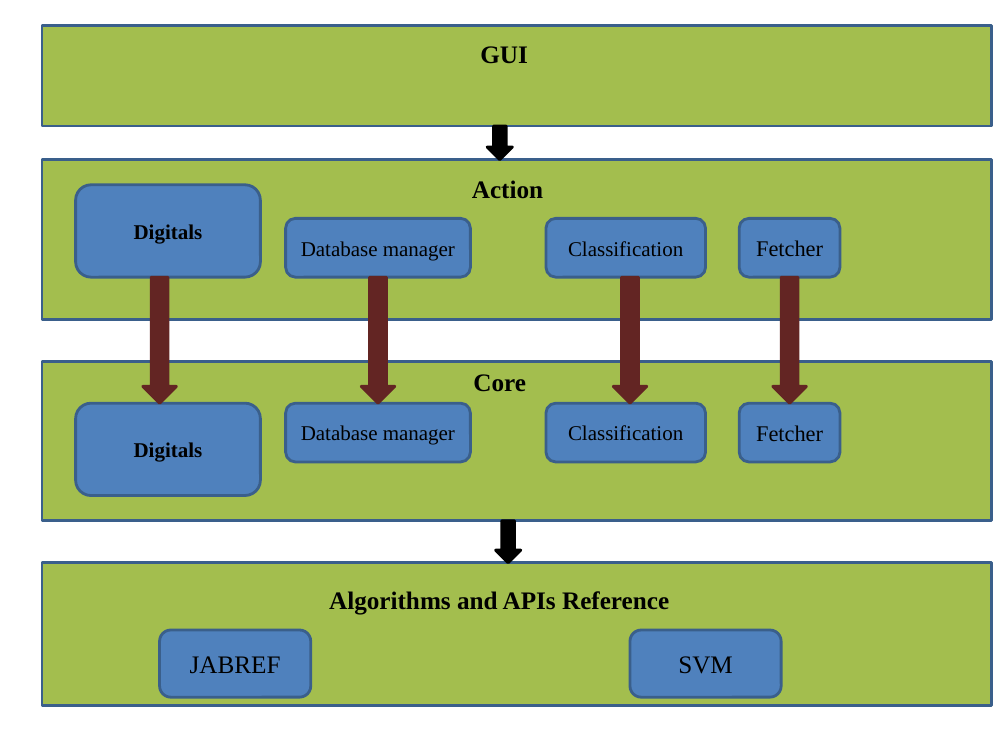
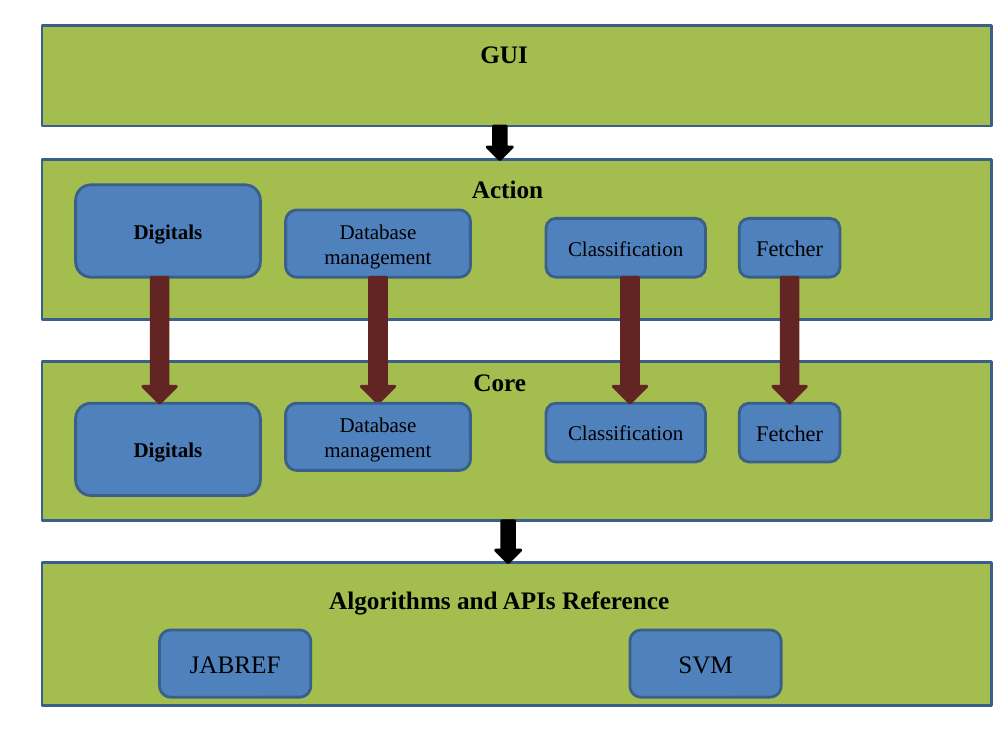
Before and after one commit to tiendv/detaitotnghiep, a slide deck: slide 1 of Report/Architecture Data Bibliography Science Articles/Architecture Data Bibliography Science Articles.pptx. Drawn at 1008x756 pixels with LibreOffice and Linux fonts; fonts in the diff are those of the drawing. Boxes give left, top, right and bottom in pixels: in the first picture for what was removed or moved away, otherwise in the second. Text is boxed around its words. In the diff, an @@ line names an element or a change of style, - is before the commit and + after.

```diff
--- a/Report/Architecture Data Bibliography Science Articles/Architecture Data Bibliography Science Articles.pptx
+++ b/Report/Architecture Data Bibliography Science Articles/Architecture Data Bibliography Science Articles.pptx
@@ rounded rectangle "Database management": place and size @@
-rounded rectangle "Database management" at [285,219,470,277]
+rounded rectangle "Database management" at [285,210,470,277]
@@ text in rounded rectangle at [324,224,431,269]: text changed @@
-Database manager
+Database management
@@ rounded rectangle "Database management": place and size @@
-rounded rectangle "Database management" at [285,403,470,462]
+rounded rectangle "Database management" at [285,403,470,471]
@@ text in rounded rectangle at [324,417,431,462]: text changed @@
-Database manager
+Database management
```
